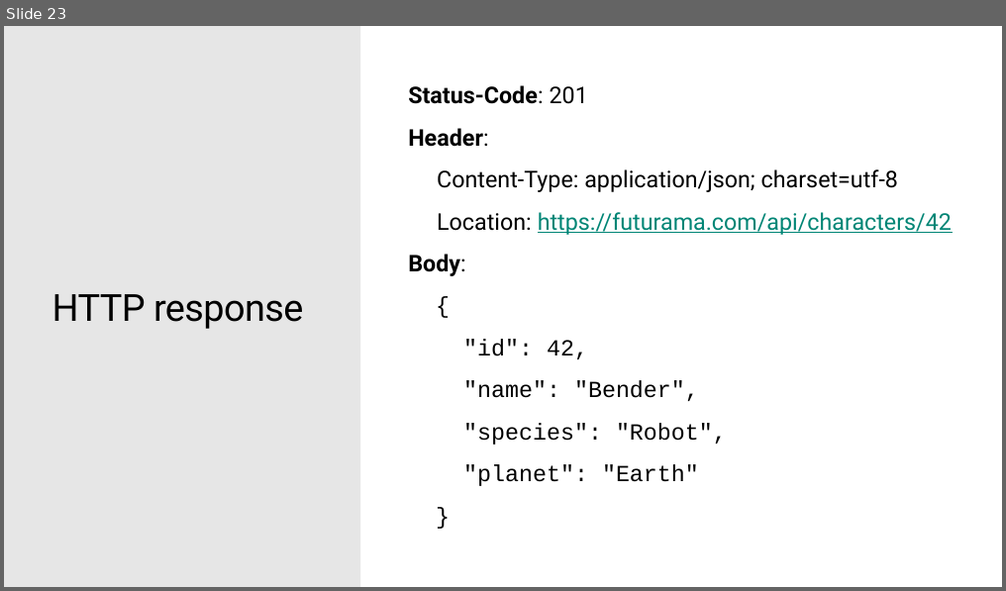
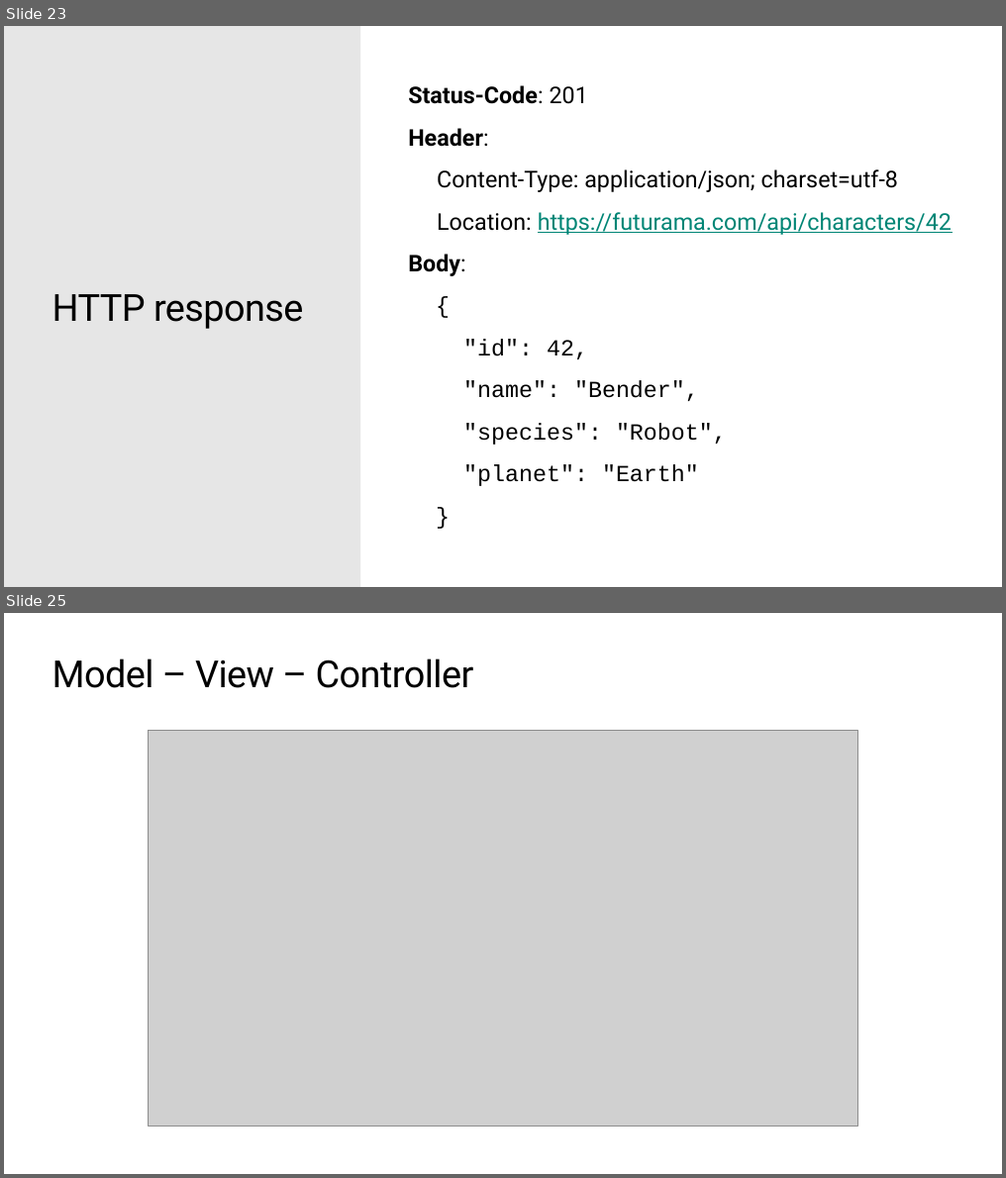
Before and after one commit to ondfisk/BDSA2019, a slide deck: Slides/Lecture09 - JSON and the REST - ASP.NET Core.pptx. Shown one above the other, each under a label of ours: slide 23 before the commit, slides 23 and 25 after it; the slides between them are not shown. The pictures are 1006x591 and 1006x1178 pixels, drawn with LibreOffice and Linux fonts; fonts in the diff are those of the drawing; grey boxes stand for pictures; background and template pictures are left out. Boxes give left, top, right and bottom in pixels: in the first picture for what was removed or moved away, otherwise in the second. Text is boxed around its words. In the diff, an @@ line names an element or a change of style, - is before the commit and + after.

```diff
--- a/Slides/Lecture09 - JSON and the REST - ASP.NET Core.pptx
+++ b/Slides/Lecture09 - JSON and the REST - ASP.NET Core.pptx
@@ slide 25 added at [4,613,1002,1174], background #FFFFFF @@
@@ title added at [53,659,474,688], 36 pt, text #000000 @@
+Model – View – Controller
@@ picture added at [148,731,857,1127] @@
```
Also in this commit, not shown: 1 slide changed, 12 other slides added, 13 other files.
